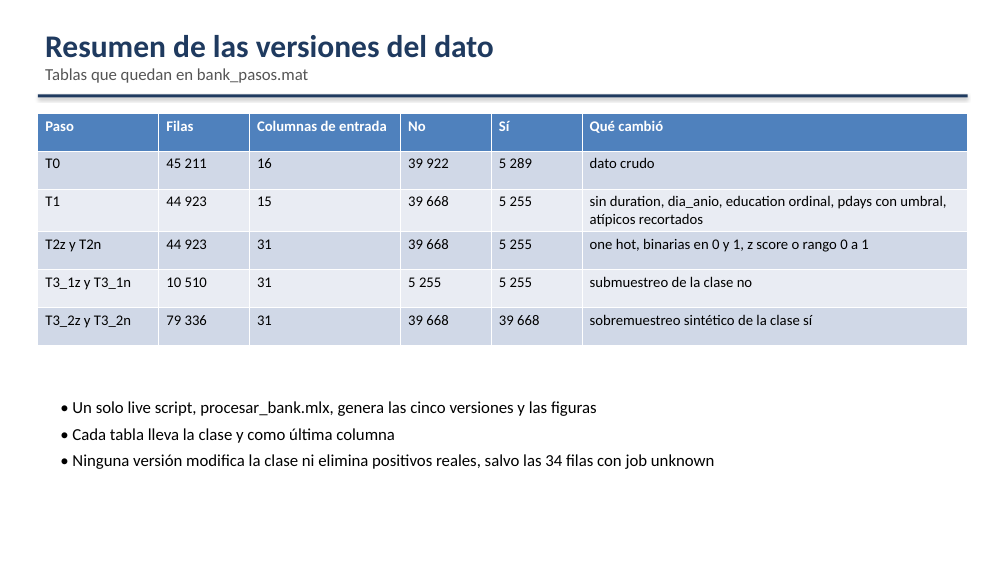
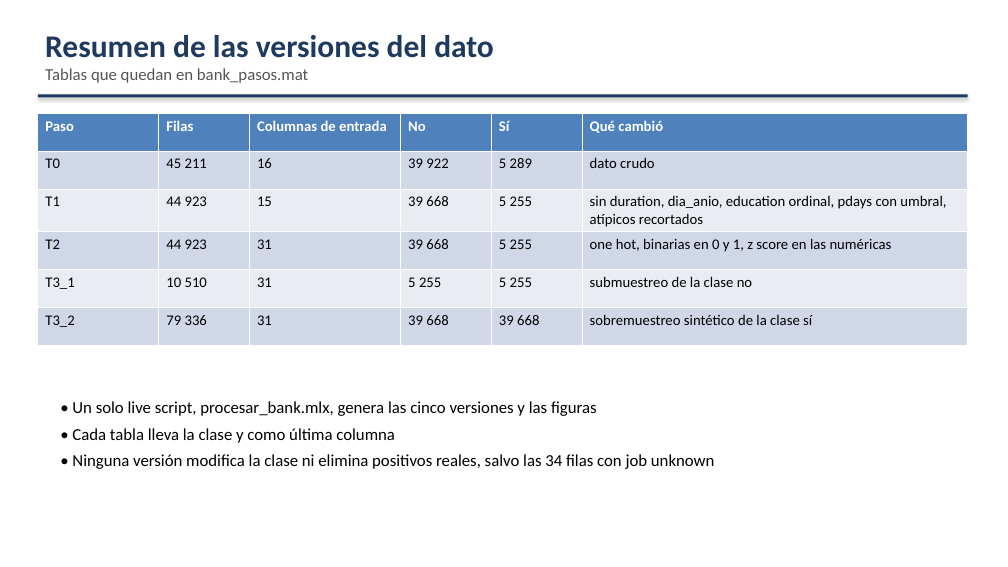
Before and after one commit to Checho019/maestria-inteligencia-computacional, a slide deck: slide 14 of Exposicion Bank/exposicion_bank.pptx. Drawn at 1008x567 pixels with LibreOffice and Linux fonts; fonts in the diff are those of the drawing. Boxes give left, top, right and bottom in pixels: in the first picture for what was removed or moved away, otherwise in the second. Text is boxed around its words. In the diff, an @@ line names an element or a change of style, - is before the commit and + after.

Commit message:
Exposicion Bank: una sola tabla por paso, T2 solo con z score

```diff
--- a/Exposicion Bank/exposicion_bank.pptx
+++ b/Exposicion Bank/exposicion_bank.pptx
@@ table at <box>38,113,968,340</box> @@
-row 4, column 1: T2z y T2n
+row 4, column 1: T2
-row 4, column 6: one hot, binarias en 0 y 1, z score o rango 0 a 1
+row 4, column 6: one hot, binarias en 0 y 1, z score en las numéricas
-row 5, column 1: T3_1z y T3_1n
+row 5, column 1: T3_1
-row 6, column 1: T3_2z y T3_2n
+row 6, column 1: T3_2
```
Also in this commit, not shown: 6 other slides changed, 12 other files.
